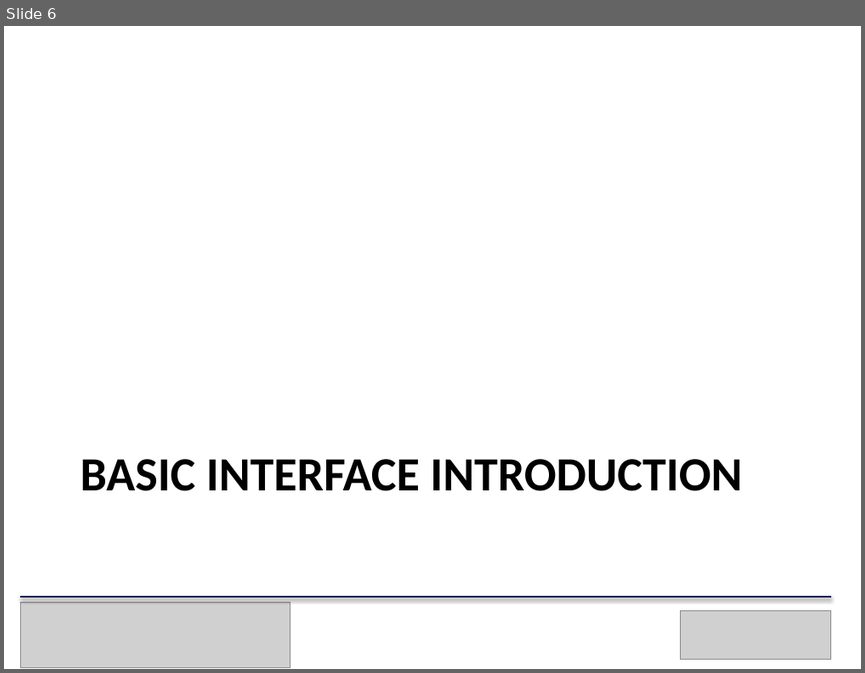
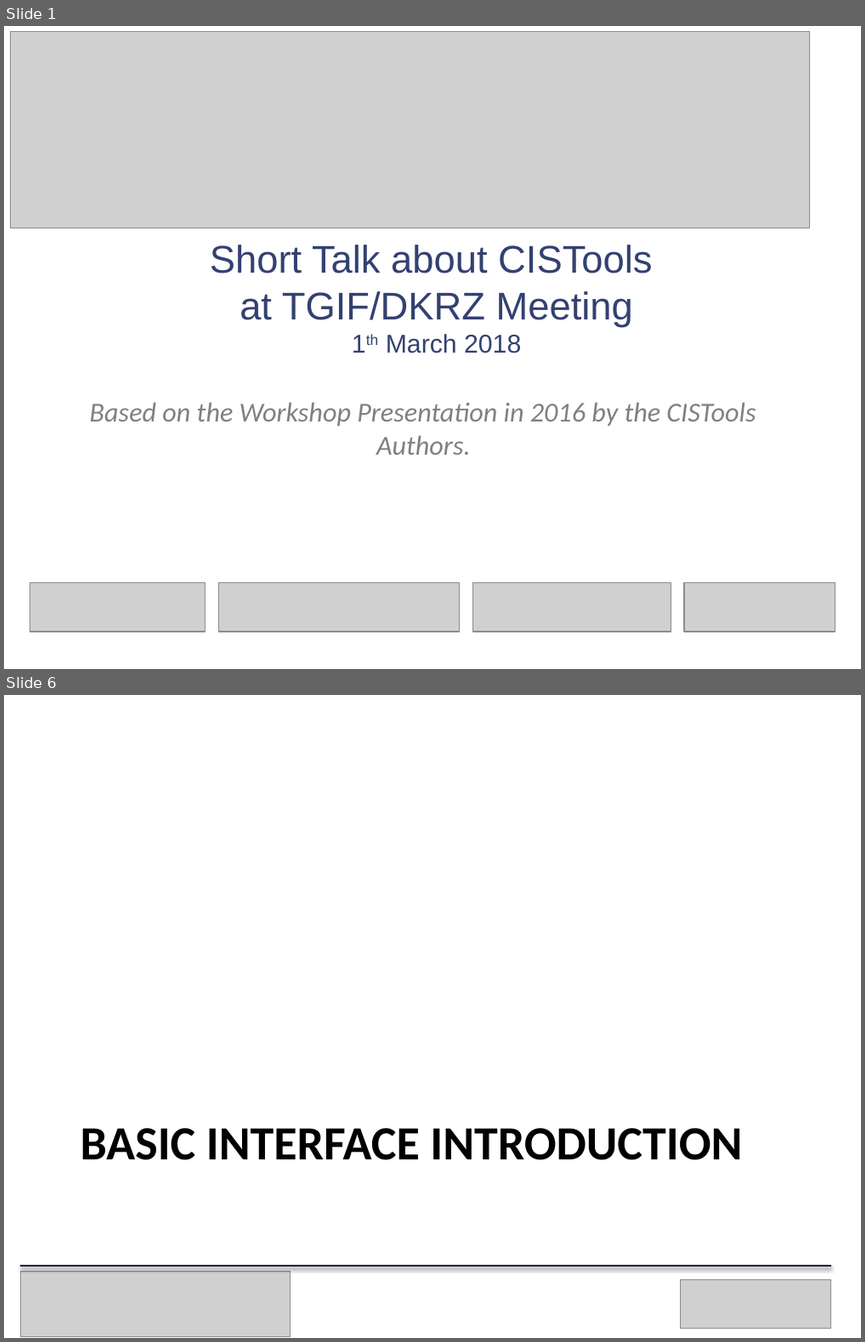
Before and after one commit to cehbrecht/cistools-at-tgif-march-2019, a slide deck: cistools-talk.pptx. Shown one above the other, each under a label of ours: slide 6 before the commit, slides 1 and 6 after it; the slides between them are not shown. The pictures are 865x673 and 865x1342 pixels, drawn with LibreOffice and Linux fonts; fonts in the diff are those of the drawing; grey boxes stand for pictures. Boxes give left, top, right and bottom in pixels: in the first picture for what was removed or moved away, otherwise in the second. Text is boxed around its words. In the diff, an @@ line names an element or a change of style, - is before the commit and + after.

Commit message:
updated for tgif

```diff
--- a/cistools-talk.pptx
+++ b/cistools-talk.pptx
@@ slide 1 added at bbox=[4, 26, 861, 669], background #FFFFFF @@
@@ picture added at bbox=[11, 32, 810, 227] @@
@@ title added at bbox=[210, 244, 652, 353], 32.4 pt, text #334171 @@
+Short Talk about CISTools
+at TGIF/DKRZ Meeting
+1th March 2018
@@ subtitle added at bbox=[90, 402, 755, 454], 23 pt, text #808080, italic @@
+Based on the Workshop Presentation in 2016 by the CISTools Authors.
@@ group added at bbox=[30, 582, 835, 631]: 4 pictures @@
```
Also in this commit, not shown: 7 slides changed, 3 other slides added, 1 slide removed.
